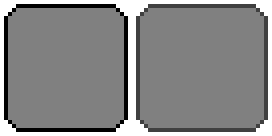
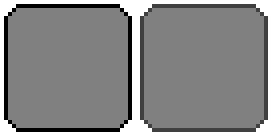
Layered file, before and after one edit (272×136). Changes by layer:
painted on "iconBackground.png" over [116, 4, 152, 132]
